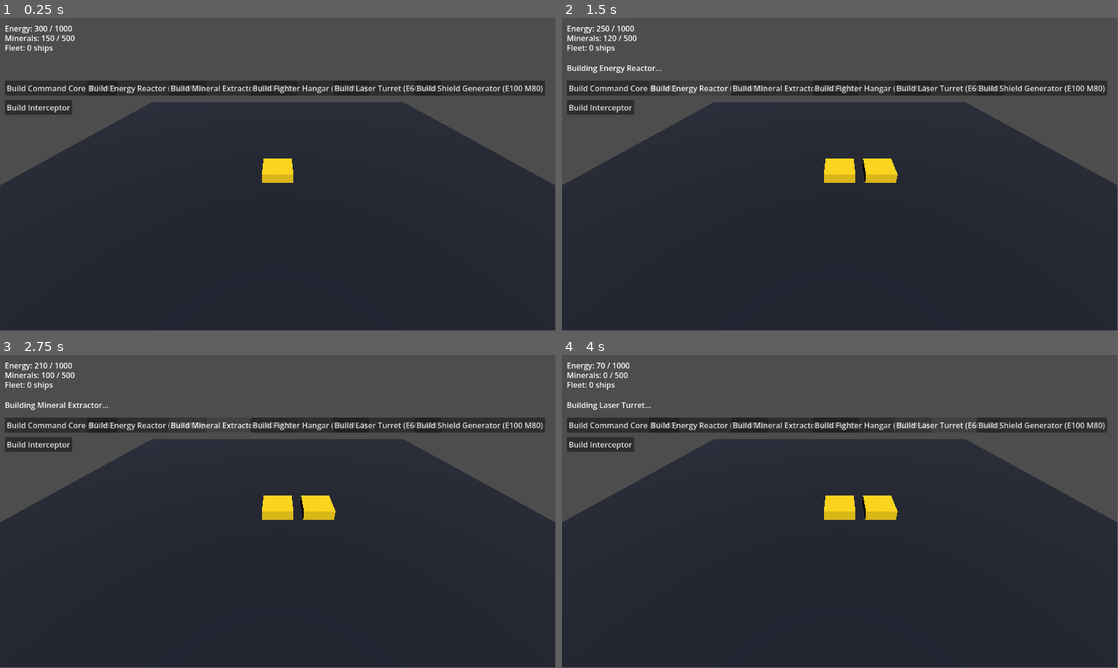
Above: before the commit, frames 1-4 (two rows, left to right).
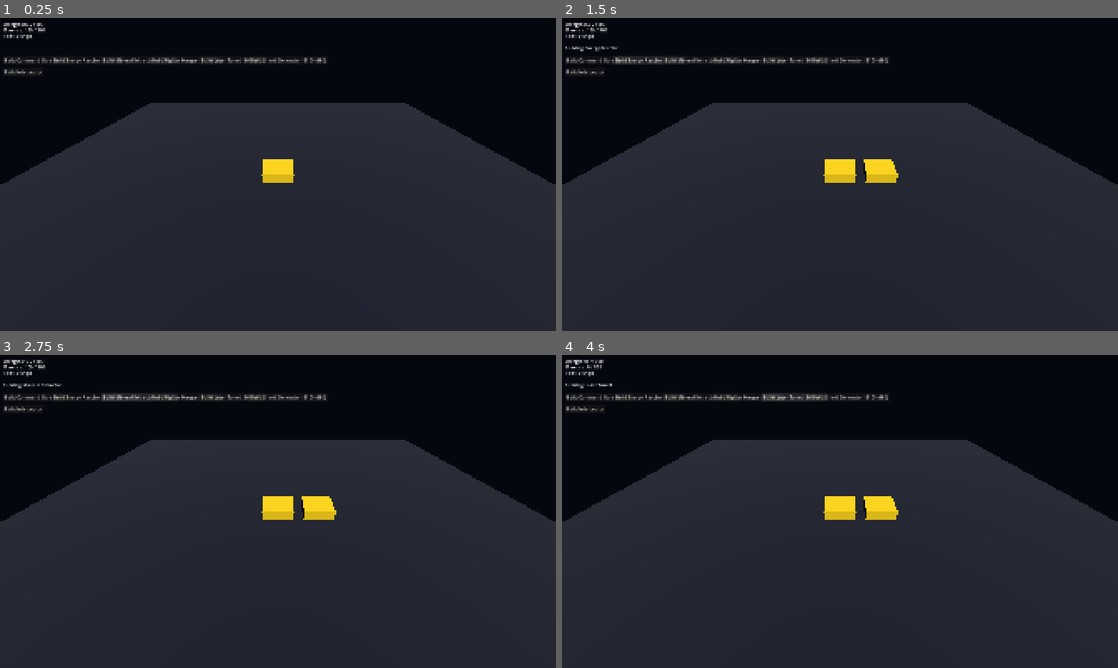
Above: after the commit, the same moments.

Repository: xam-eth/Last-Space
Game: Godot game, scene res://scenes/main.tscn
Same seed, same stepped clock (60 frames per second), same inputs: the game is played once before the commit and once after it.
Inputs:
- Up to frame 1 (0.25 s): no input
- Up to frame 2 (1.5 s): click "Build Command Core (E0 M0)" at 0.5 s; click "Build Energy Reactor (E50 M30)" at 1.25 s
- Up to frame 3 (2.75 s): click "Build Mineral Extractor (E40 …" at 2 s
- Up to frame 4 (4 s): click "Build Fighter Hangar (E80 M60)" at 2.75 s; click "Build Laser Turret (E60 M40)" at 3.5 s
In our replay, the window is 799x449 before the commit and 800x450 after it. These sizes can differ from the game's own. Grey fills any space a smaller window leaves; there, only what the larger window draws over its background counts as a difference.

The runs differ from the first frame. In frame 1, 34% of the frame differs, in the area x 0-100%, y 0-54%; in frame 2, 34%; in frame 3, 34%; in frame 4, 34%.

Commit message:
fix: halaman utama root = GAME (bukan debug) + 16:9 full landscape
- index.html (root) kini halaman utama GAME: loading screen cinematic
  (slideshow bg + icon + animasi) lalu game playable fullscreen; link Debug
- game/project.godot: viewport 1920x1080 + stretch canvas_items + aspect keep
  -> 16:9 full landscape (letterbox gelap di rasio lain), clear color dark space
- debug.html: dashboard debug (check setup+logika 56/56 + preview iframe)
- debug/loading.js: fungsi loading screen bersama (slideshow, progress, error)
- debug/app.js refactor pakai loading.js; style.css: style game page + progress
- verifikasi: root page boot game (Godot 4.7.2, GAME:READY); 16:9 penuh saat
  1280x720; letterbox 16:9 terbukti saat 1280x800 (bars gelap 99-100%);
  debug.html 56/56 PASS; regresi tests 167 + e2e 36 PASS

Co-authored-by: arena-agent <297053741+arena-agent@users.noreply.github.com>

Diff:
--- a/game/project.godot
+++ b/game/project.godot
@@ -7,6 +7,15 @@
 config/name="Last-Space"
 run/main_scene="res://scenes/main.tscn"
 config/features=PackedStringArray("4.7", "GL Compatibility")
+
+[display]
+
+; 16:9 full landscape (requirement): viewport 1920x1080, stretch canvas_items
+; dengan aspect "keep" -> selalu 16:9, letterbox di warna clear (dark space).
+window/size/viewport_width=1920
+window/size/viewport_height=1080
+window/stretch/mode="canvas_items"
+window/stretch/aspect="keep"
 
 [autoload]
 
@@ -23,3 +32,5 @@
 
 renderer/rendering_method="gl_compatibility"
 textures/vram_compression/import_etc2_astc=true
+; warna clear = dark space (letterbox 16:9 menyatu dengan loading screen)
+environment/defaults/default_clear_color=Color(0.02, 0.027, 0.059, 1)
Not shown, changed: PROJECT_STATUS.md
Not shown, changed: README.md
Not shown, changed: UI_UX_DESIGN.md
Not shown, added: debug.html
Not shown, changed: debug/app.js
Not shown, added: debug/loading.js
Not shown, changed: debug/style.css
Not shown, changed: index.html
